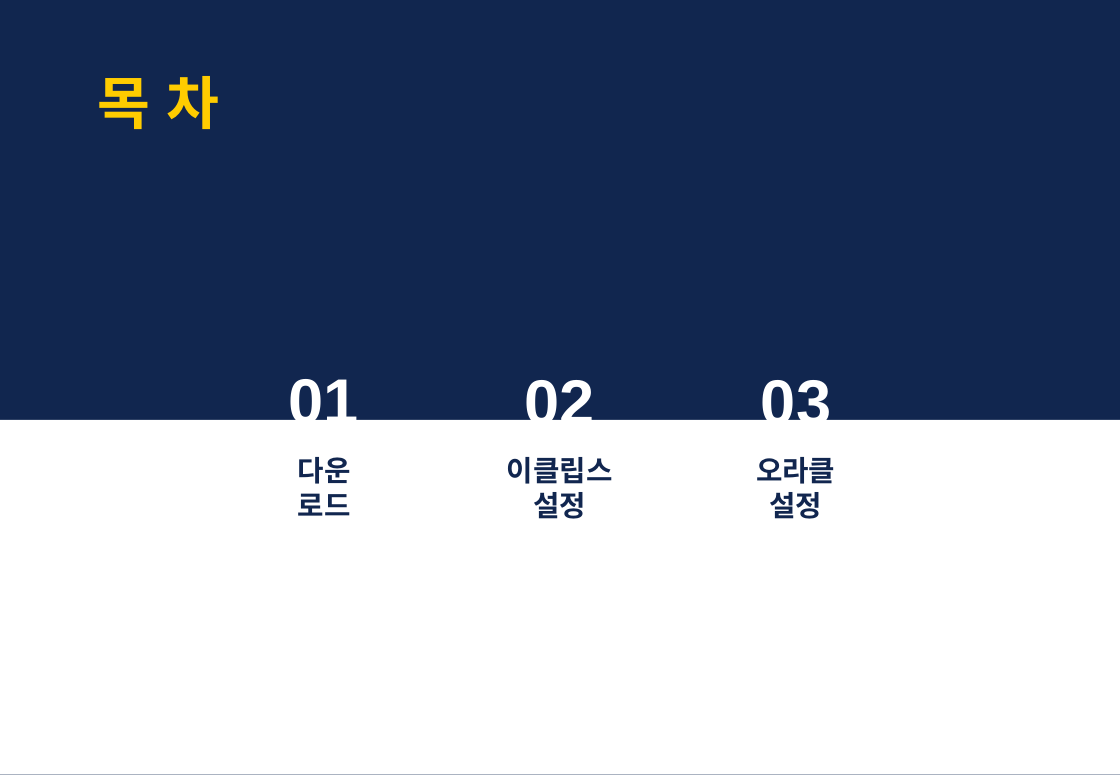
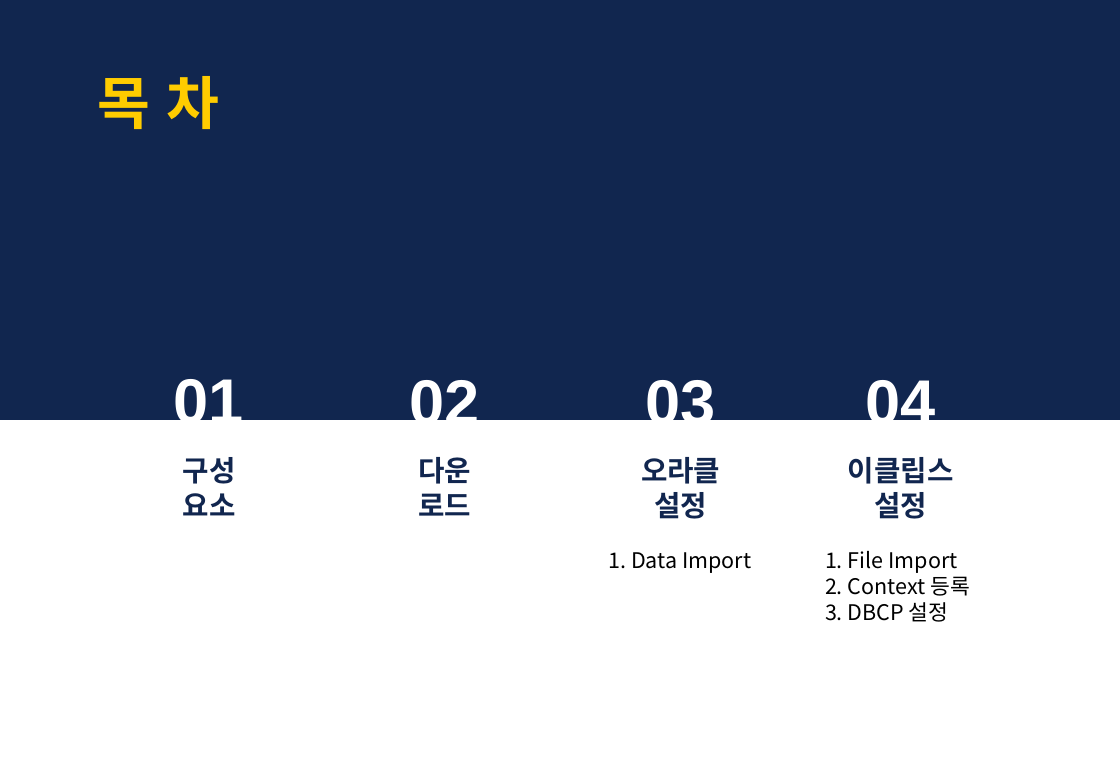
Before and after one commit to ojiyeon/Team3_2, a slide deck: slide 2 of 1_Team3_메뉴얼.pptx. Drawn at 1120x775 pixels with LibreOffice and Linux fonts; fonts in the diff are those of the drawing. Boxes give left, top, right and bottom in pixels: in the first picture for what was removed or moved away, otherwise in the second. Text is boxed around its words. In the diff, an @@ line names an element or a change of style, - is before the commit and + after.

```diff
--- a/1_Team3_메뉴얼.pptx
+++ b/1_Team3_메뉴얼.pptx
@@ text "다운": place and size @@
-text "다운" at <box>298,457,351,516</box>
+text "다운" at <box>418,457,471,516</box>
@@ 4 texts: place and size @@
-4 texts at <box>289,373,835,519</box>
+4 texts at <box>174,373,720,519</box>
@@ text "이클립스": place and size @@
-text "이클립스" at <box>507,457,613,519</box>
+text "이클립스" at <box>848,457,954,519</box>
@@ group added at <box>183,374,970,622</box>: 4 texts @@
+구성
+요소
+04
+1. File Import
+2. Context 등록
+3. DBCP 설정
+1. Data Import
```
Also in this commit, not shown: 8 other slides changed, 1 slide added.
